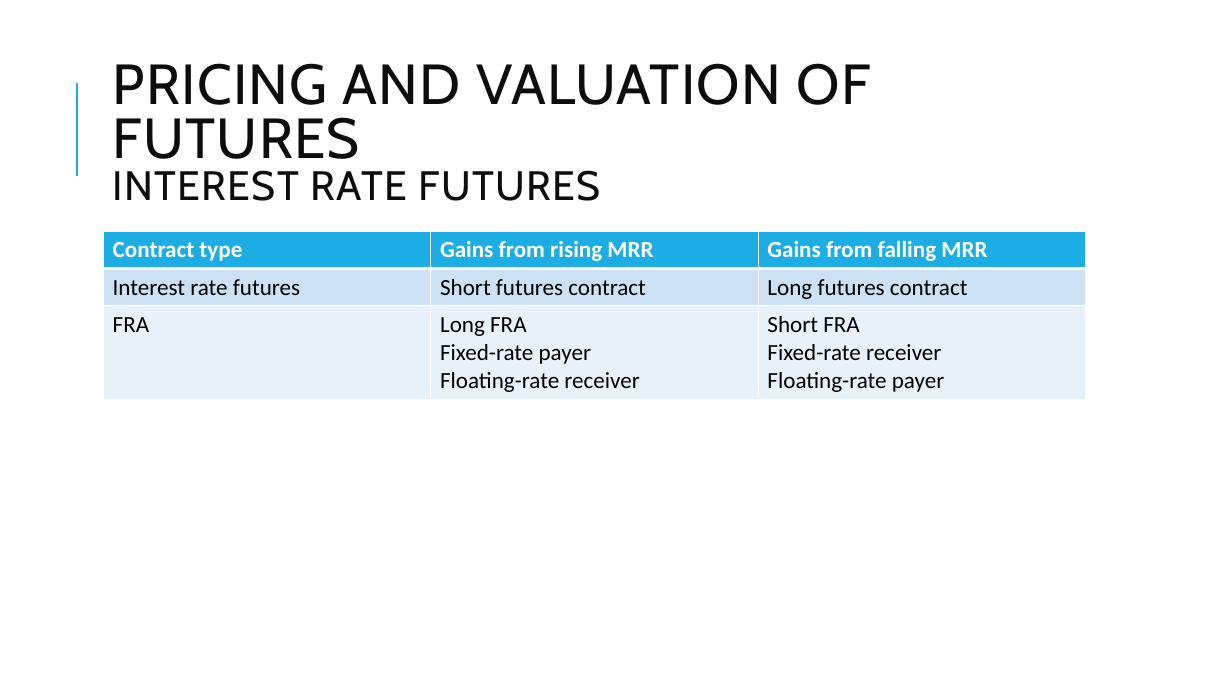
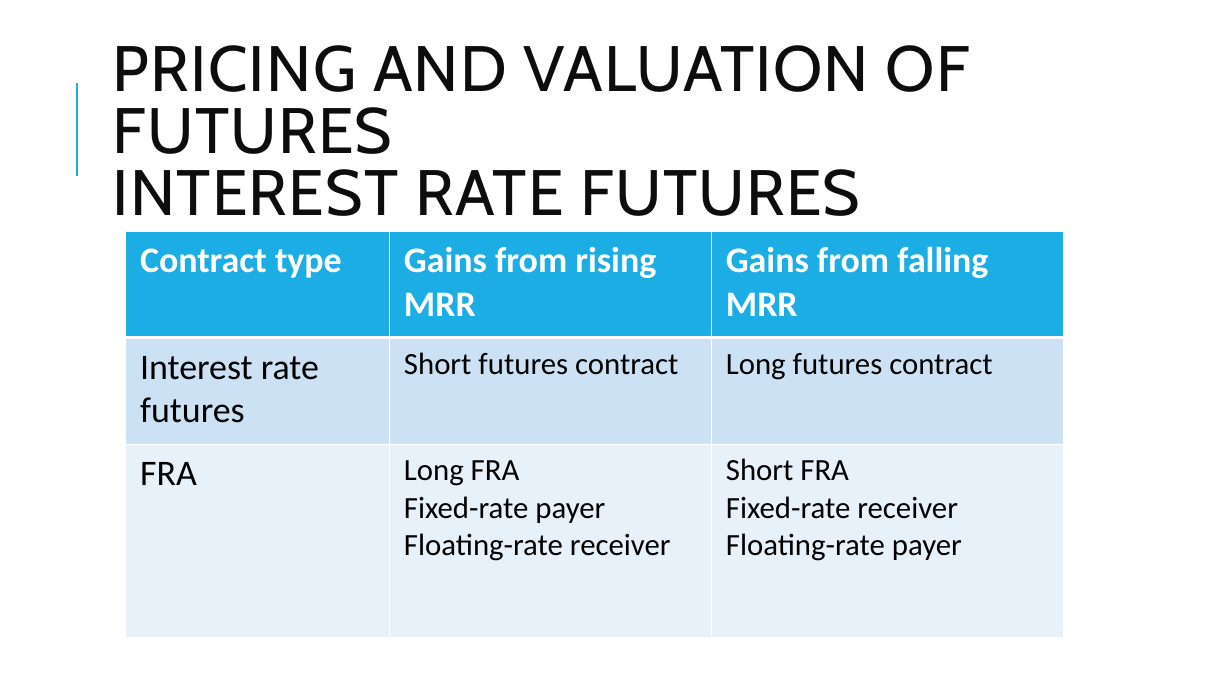
Before and after one commit to Isco0530/data, a slide deck: slide 74 of Derivatives.pptx. Drawn at 1232x693 pixels with LibreOffice and Linux fonts; fonts in the diff are those of the drawing. Boxes give left, top, right and bottom in pixels: in the first picture for what was removed or moved away, otherwise in the second. Text is boxed around its words. In the diff, an @@ line names an element or a change of style, - is before the commit and + after.

```diff
--- a/Derivatives.pptx
+++ b/Derivatives.pptx
@@ title "PRICING AND VALUATION OF FUTURES ..." at box(113, 45, 970, 216): size 44 to 50 pt in "PRICING AND VALUATION OF FUTURES"; size 32 to 50 pt in "INTEREST RATE FUTURES" @@
@@ table at box(126, 231, 1064, 638) @@
@@ size 18 to 28 pt in "Contract type", "Gains from rising MRR", "Gains from falling MRR", "Interest rate futures" and 1 more places @@
@@ size 18 to 24 pt in "Short futures contract", "Long futures contract", "Long FRA", "Fixed-rate payer" and 4 more places @@
@@ table: place and size @@
-table at box(104, 231, 1085, 398)
+table at box(126, 231, 1064, 638)
```
Also in this commit, not shown: 11 other slides changed, 2 slides added, 1 other file.
